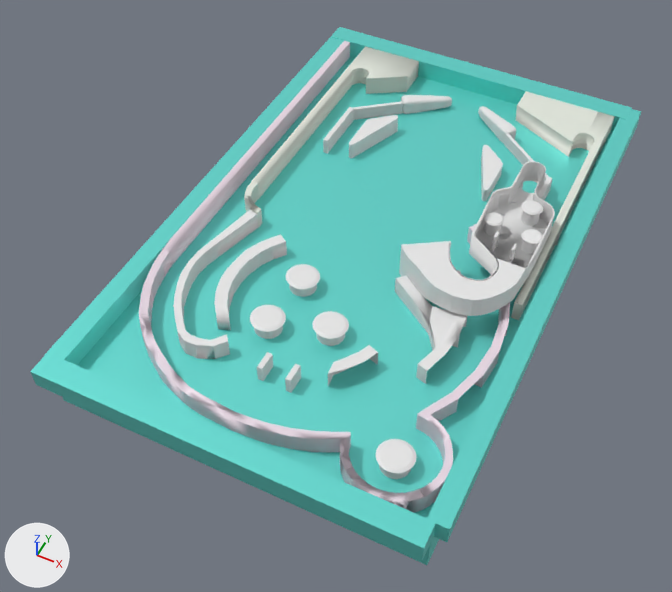
One commit to the FBX model Assets/gamba1707/bord.fbx: the scene before it, then after it.
One viewpoint serves both versions: a camera (50 mm lens) standing at (10.6, -24.8, 31.6) and looking at (-0.4, -2.6, 3.9). The axes (+X, +Y, +Z) are drawn at lower left. The lights are the same throughout. Where no turn or scale is listed for an object, it has been applied to the vertices.

Script lines for the objects in view, before the commit:
```python
me_cube_001 = bpy.data.meshes.new('Cube.001')
me_cube_001.from_pydata(...)  # 10 vertices, 7 faces; spans x -7.3..7.2, y -11.4..11.3, z 3.4..5.4
me_cube_001.materials.append(mat_material_001)  # cyan #6fe7de
me_cube_002 = bpy.data.meshes.new('Cube.002')
me_cube_002.from_pydata(...)  # a box spanning x 6.4..7.2, y -11.4..11.3, z 5.4..6.3
me_cube_002.materials.append(mat_material_001)  # cyan #6fe7de
me_円柱_002 = bpy.data.meshes.new('円柱.002')
me_円柱_002.from_pydata(...)  # 36 vertices, 29 faces; spans x 2.06..5.19, y -6.16..-1.26, z 5.41..6.22
me_円柱_002.materials.append(mat_マテリアル)  # white #e7e7e7
# before: 28 (5.09, -3.12, 6.22), 29 (5.09, -3.12, 5.44) at pixel (465, 327), 30 (5.19, -4.15, 6.22) at pixel (459, 334), 31 (5.19, -4.15, 5.44) at pixel (457, 347), 32 (5.09, -5.17, 6.22) at pixel (446, 353)
# before: 33 (5.09, -5.17, 5.44) at pixel (444, 367), 34 (4.79, -6.16, 6.22) at pixel (427, 370), 35 (4.79, -6.16, 5.44) at pixel (425, 384)
ob_cube_001 = bpy.data.objects.new('Cube.001', me_cube_001)
ob_cube_001.location = (0.0, 0.0, 0.0)
ob_cube_002 = bpy.data.objects.new('Cube.002', me_cube_002)
ob_cube_002.location = (0.5, 0.0, 0.0)
ob_円柱_002 = bpy.data.objects.new('円柱.002', me_円柱_002)
ob_円柱_002.location = (0.0, 0.0, 0.0)
# also in view: '円柱.004' at (-1.3, -6.4, 5.7); '円柱' at (-3.6, -5.2, 5.8); 'Cube.008' at (0.2, -0.5, 5.9); 'Cube.010' at (-4.0, 4.3, 5.5); '円柱.003' at (-3.6, -4.9, 5.8)
```
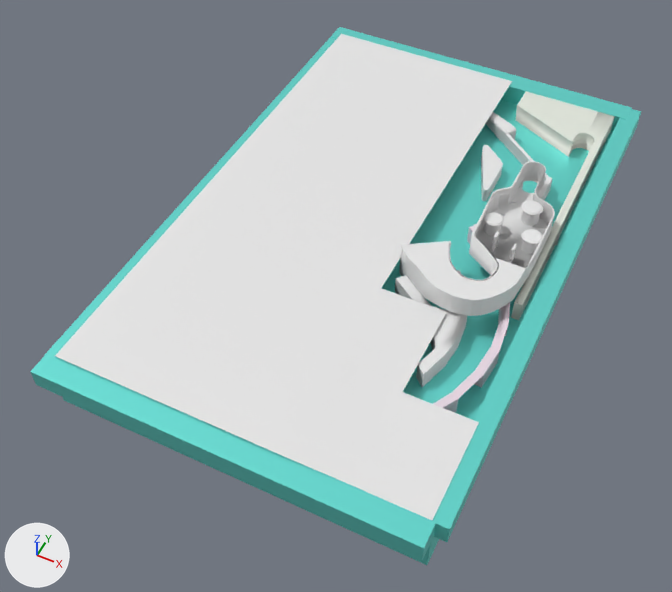
The change, as a list of edits to the scene's bpy script:
```text
Change me_円柱_002:
    where me_円柱_002.from_pydata(...)  # 36 vertices, 29 faces; spans x 2.06..5.19, y -6.16..-1.26, z 5.41..6.22
    used by ob_円柱_002; location = (0.0, 0.0, 0.0)
    verts and faces of me_円柱_002; kept vertices keep their numbers, new ones are numbered from 36
    me_円柱_002 part 1
    add verts[34] = (4.74, -6.35, 6.22)  # moved, pixel (423, 374)
    add verts[35] = (4.74, -6.35, 5.44)  # moved, pixel (421, 387)
    add faces += [(32, 34, 35, 33), (30, 32, 33, 31), (28, 30, 31, 29)]
Add me_平面:
    me_平面.from_pydata([(-4.3, -11.1, 0.0), (4.3, -11.1, 0.0), (-4.3, 11.1, 0.0), (4.3, 11.1, 0.0), (-4.3, -3.2, 0.0), (4.3, -3.2, 0.0), (6.9, -11.0, -0.1), (6.9, -3.1, -0.1), (-4.3, -7.1, 0.0), (4.3, -7.1, 0.0), (6.9, -7.1, -0.1), (9.6, -11.0, -0.1), (9.6, -7.1, -0.1)], [], [(4, 2, 3, 5), (8, 4, 5, 9), (9, 5, 7, 10), (1, 9, 10, 6), (0, 8, 9, 1), (6, 10, 12, 11)])
Add ob_平面:
    ob_平面 = bpy.data.objects.new('平面', me_平面)
    ob_平面.location = (-2.49, -0.33, 6.37)
```

Changed parts and their boxes [x1, y1, x2, y2] in the pictures (672 x 592 px):
'平面', added: after [55, 34, 512, 520]
'円柱.002', reshaped: before [395, 270, 467, 384]; after [395, 270, 467, 387]
part 1 of me_円柱_002, built on: before [416, 347, 446, 384]; after [416, 317, 467, 387]
'Cube.001', unchanged, covered by the edit: before [63, 57, 613, 565]; after [63, 100, 613, 565]
'Cube.008', unchanged, covered by the edit: before [139, 41, 510, 513]; after [349, 224, 510, 513]
'Cube.003', unchanged, covered by the edit: before [44, 28, 344, 365]; after [44, 28, 339, 356]
'Cube.010', unchanged, covered by the edit: before [244, 46, 419, 227]
